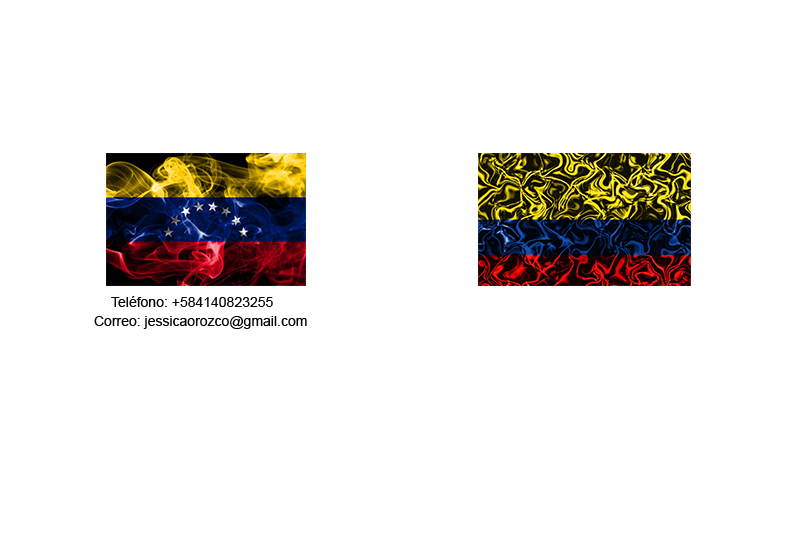
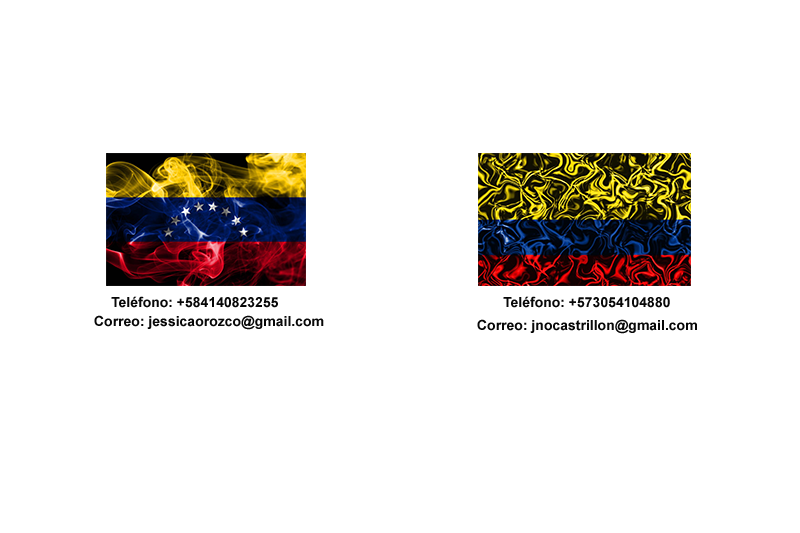
Revision of a layered 800x533 image; what changed, layer by layer:
painted on "Correo: jessicaorozco@gmail.com" over [94,315,324,330]
painted on "Teléfono: +584140823255" over [111,296,278,308]
added layer "Correo: jnocastrillon@gmail.com" above "Teléfono: +573054104880" over [477,319,697,334]
added layer "Teléfono: +573054104880" above "Capa 2" over [503,296,670,308]
